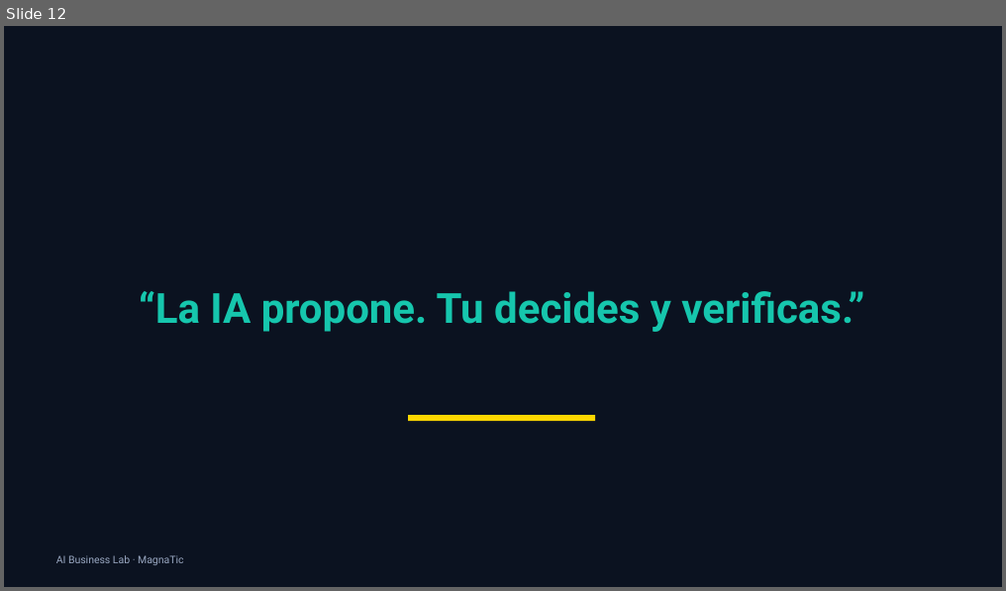
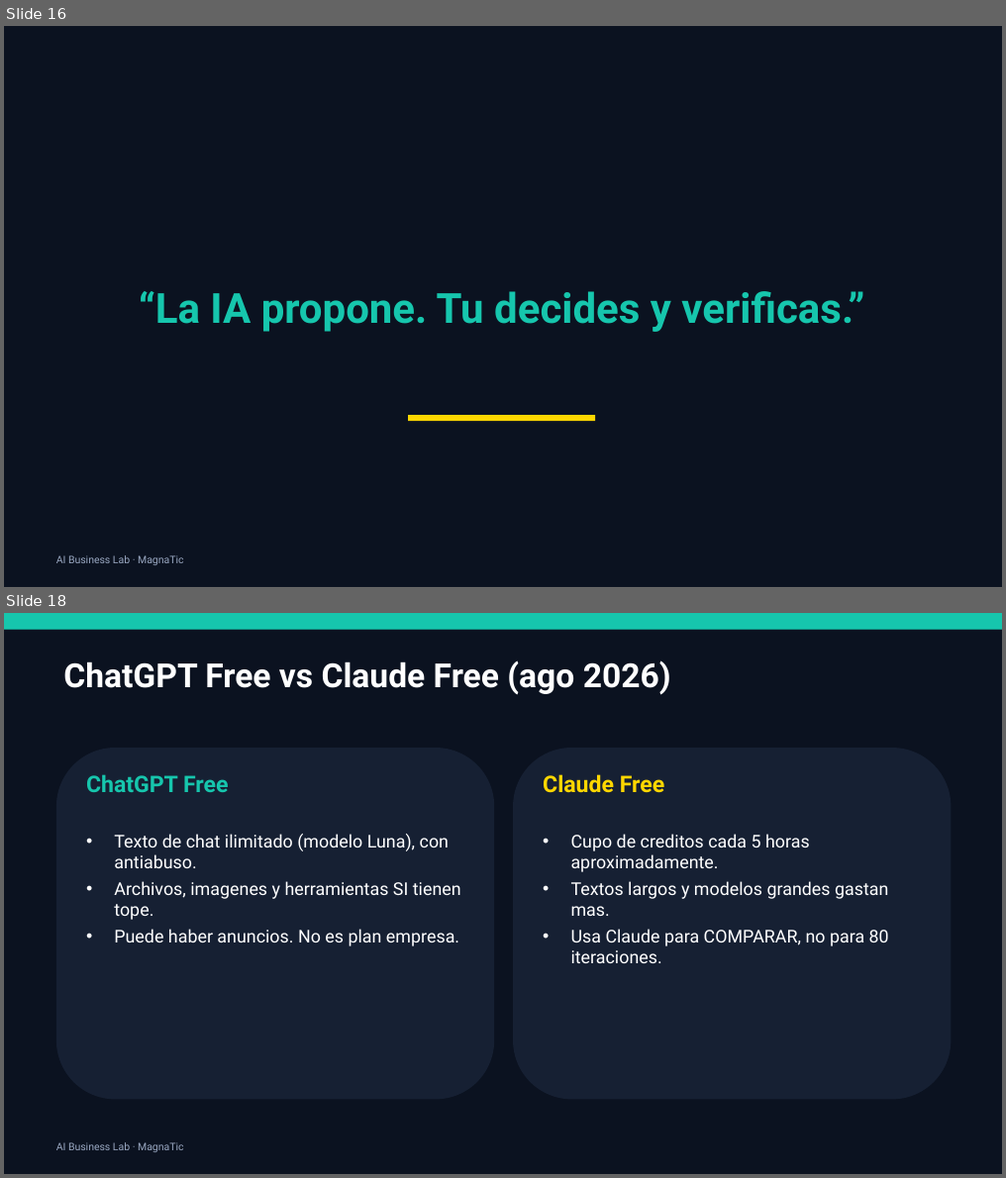
Before and after one commit to xander0408/CURSOS, a slide deck: AI-Business-Lab-Presentacion.pptx. Shown one above the other, each under a label of ours: slide 12 before the commit, slides 16 and 18 after it; the slides between them are not shown. The pictures are 1006x591 and 1006x1178 pixels, drawn with LibreOffice and Linux fonts; fonts in the diff are those of the drawing. Boxes give left, top, right and bottom in pixels: in the first picture for what was removed or moved away, otherwise in the second. Text is boxed around its words. In the diff, an @@ line names an element or a change of style, - is before the commit and + after.

```diff
--- a/AI-Business-Lab-Presentacion.pptx
+++ b/AI-Business-Lab-Presentacion.pptx
@@ slide 18 added at box(4, 613, 1002, 1174), background #0B1220 @@
@@ rectangle added at box(4, 613, 1002, 630), fill #16C6AD @@
@@ text added at box(63, 661, 671, 695), 32 pt, text #FFFFFF, bold @@
+ChatGPT Free vs Claude Free (ago 2026)
@@ rounded rectangle added at box(56, 748, 494, 1100), fill #162033 @@
@@ rounded rectangle added at box(513, 748, 951, 1100), fill #162033 @@
@@ text added at box(86, 774, 229, 792), 22 pt, text #16C6AD, bold @@
+ChatGPT Free
@@ text added at box(543, 774, 665, 793), 22 pt, text #FFD700, bold @@
+Claude Free
@@ text added at box(114, 834, 461, 947), 17 pt, text #FFFFFF @@
+• Texto de chat ilimitado (modelo Luna), con antiabuso.
+• Archivos, imagenes y herramientas SI tienen tope.
+• Puede haber anuncios. No es plan empresa.
@@ text added at box(571, 834, 889, 963), 17 pt, text #FFFFFF @@
+• Cupo de creditos cada 5 horas aproximadamente.
+• Textos largos y modelos grandes gastan mas.
+• Usa Claude para COMPARAR, no para 80 iteraciones.
@@ text added at box(56, 1143, 183, 1153), 10 pt, text #9AA8C2 @@
+AI Business Lab · MagnaTic
@@ what was slide 12 is now slide 16 @@
```
Also in this commit, not shown: 10 slides changed, 18 other slides added, 2 slides removed, 58 other files.
